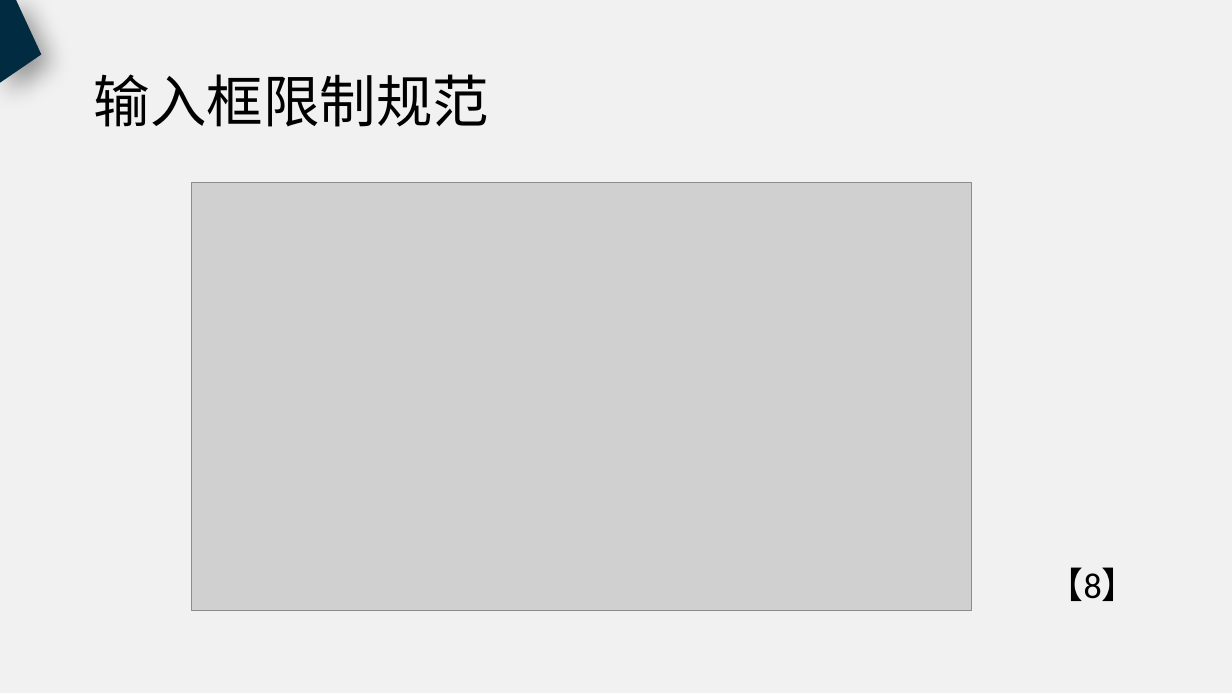
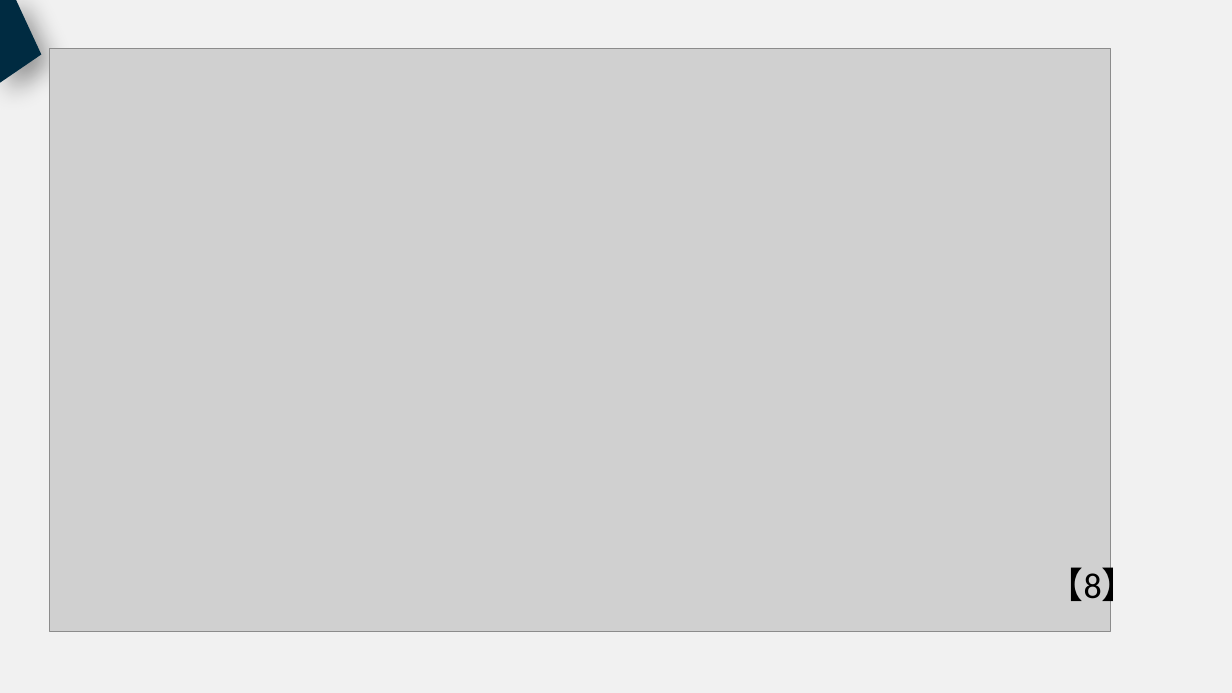
Before and after one commit to PRD2018-G18/PRD2018, a slide deck: slide 36 of 非受控文档/过程文档/UML基础2/UML基础2.pptx. Drawn at 1232x693 pixels with LibreOffice and Linux fonts; fonts in the diff are those of the drawing; grey boxes stand for pictures. Boxes give left, top, right and bottom in pixels: in the first picture for what was removed or moved away, otherwise in the second. Text is boxed around its words. In the diff, an @@ line names an element or a change of style, - is before the commit and + after.

```diff
--- a/非受控文档/过程文档/UML基础2/UML基础2.pptx
+++ b/非受控文档/过程文档/UML基础2/UML基础2.pptx
@@ picture: place and size @@
-picture at [191, 182, 972, 611]
+picture at [49, 48, 1111, 631]
@@ title removed at [94, 74, 489, 127] @@
-输入框限制规范
```
Also in this commit, not shown: 24 other slides changed, 3 slides added, 1 slide removed.
